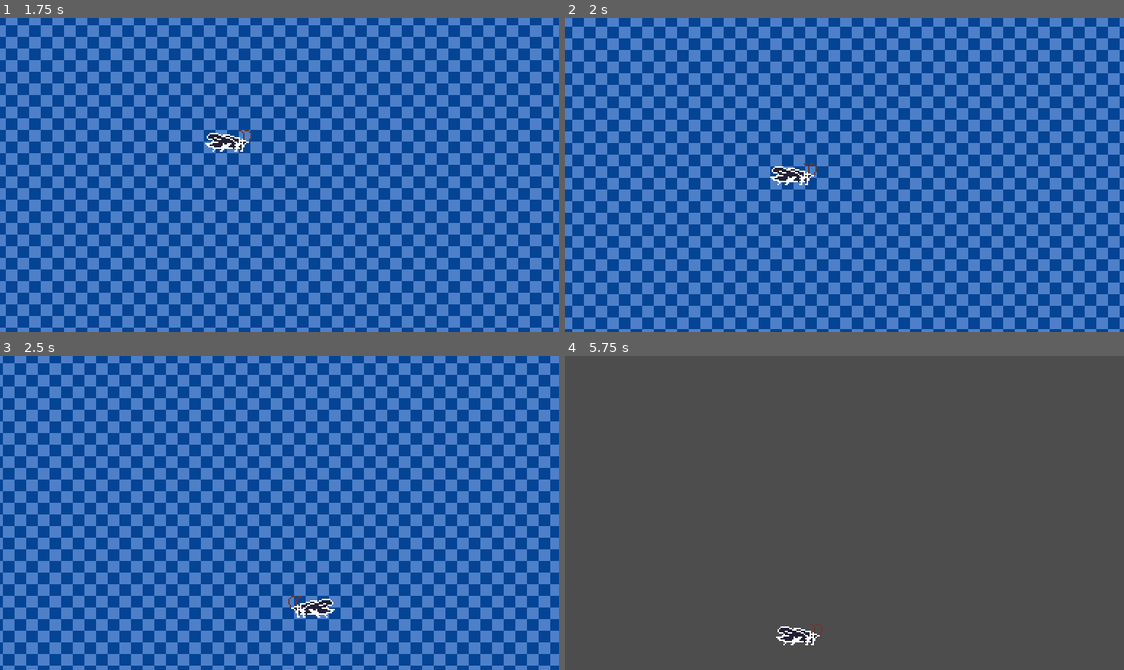
Above: before the commit, frames 1-4 (two rows, left to right).
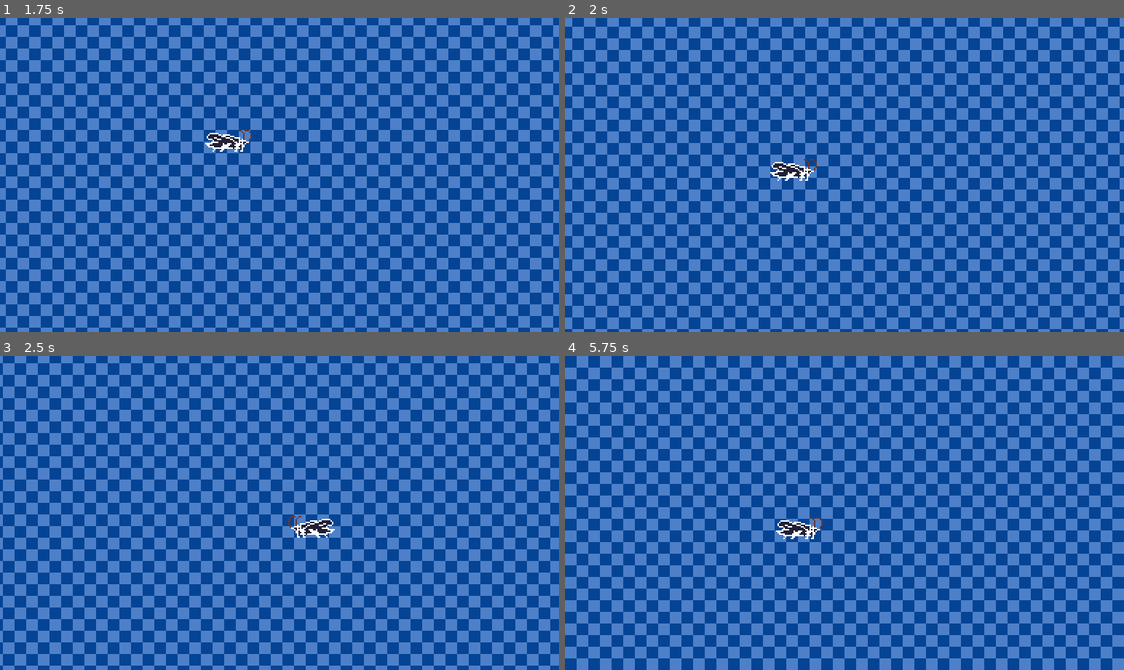
Above: after the commit, the same moments.

Repository: MichaelHanam/foreigner
Game: Godot game, scene res://scenes/sandbox.tscn
The game is run twice, just before and just after one commit, with the same random seed, the same clock (stepped at 60 frames per second) and the same inputs.
Inputs:
- Up to frame 1 (1.75 s): hold D (move_right) from 0.53 s (still down); tap Space (jump) at 0.77, 1.52 s
- Up to frame 2 (2 s): keep holding D (move_right)
- Up to frame 3 (2.5 s): release D (move_right) at 2.03 s; hold A (move_left) from 2.03 s (still down)
- Up to frame 4 (5.75 s): release A (move_left) at 2.78 s; hold D (move_right) 2.78-4.28 s; tap Space (jump) at 3.02, 3.77, 4.52 s; hold A (move_left) 4.28-5.03 s; hold D (move_right) from 5.03 s (still down)

Frame 1 is identical in both runs. In frame 2, 0.3% of the frame differs, in the area x 36-46%, y 44-54%; in frame 3, 0.6%; in frame 4, 100%, in the area x 0-100%, y 0-100%.

Commit message:
tiny fixes

Diff:
--- a/objects/player.tscn
+++ b/objects/player.tscn
@@ -159,7 +159,7 @@
 script = ExtResource("2_ykyjo")
 max_move_speed = 400.0
 jump_velocity = -220.0
-boost_velocity = 65
+boost_velocity = 60
 deceleration = 50.0
 
 [node name="InputComponent" type="Node" parent="."]
@@ -167,6 +167,7 @@
 
 [node name="GravityComponent" type="Node" parent="."]
 script = ExtResource("6_3rerk")
+max_fall_speed = 600.0
 
 [node name="AnimationComponent" type="Node" parent="." node_paths=PackedStringArray("animation_player")]
 script = ExtResource("11_3nfmf")
--- a/project.godot
+++ b/project.godot
@@ -13,6 +13,7 @@
 config/name="foreigner"
 run/main_scene="uid://bhqds3jipry74"
 config/features=PackedStringArray("4.4", "GL Compatibility")
+run/max_fps=60
 config/icon="res://icon.svg"
 
 [autoload]
